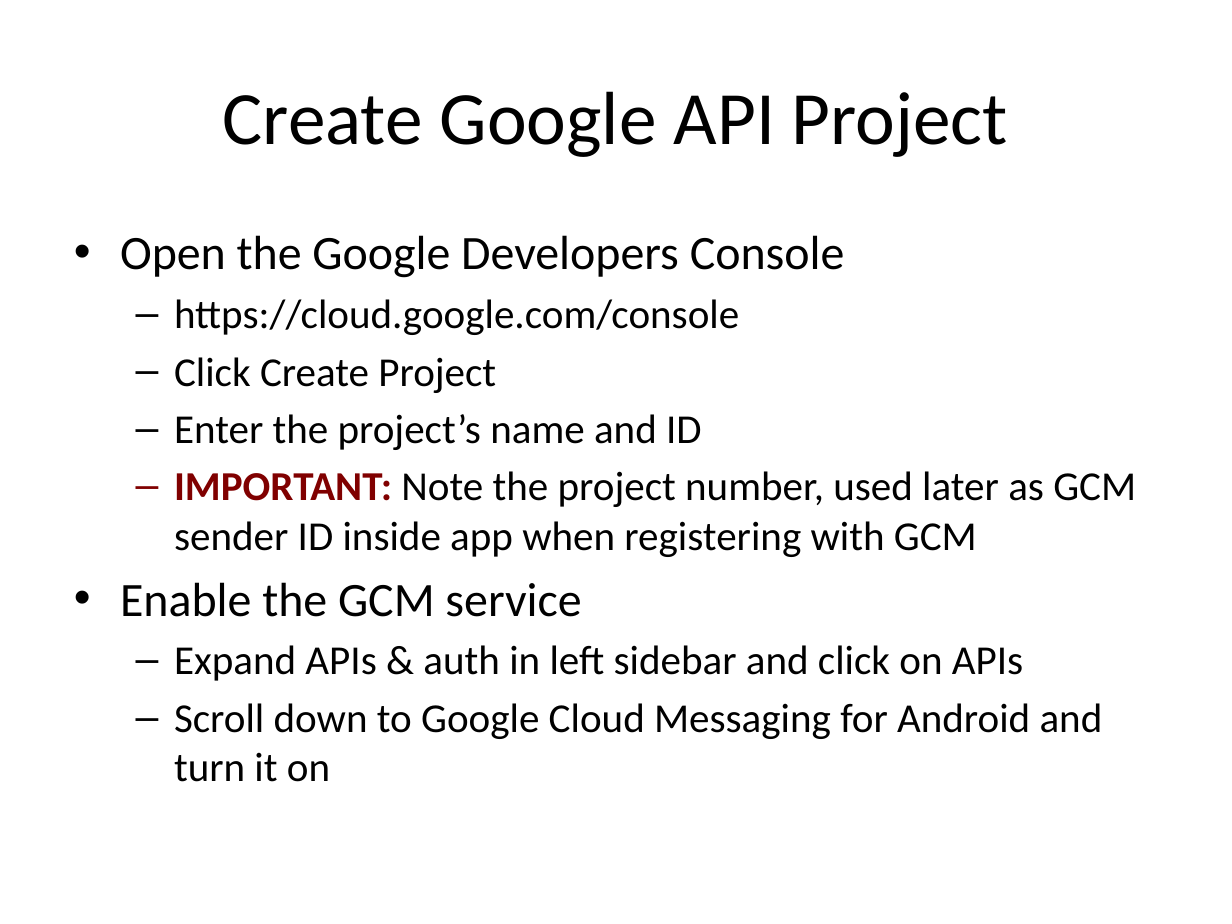
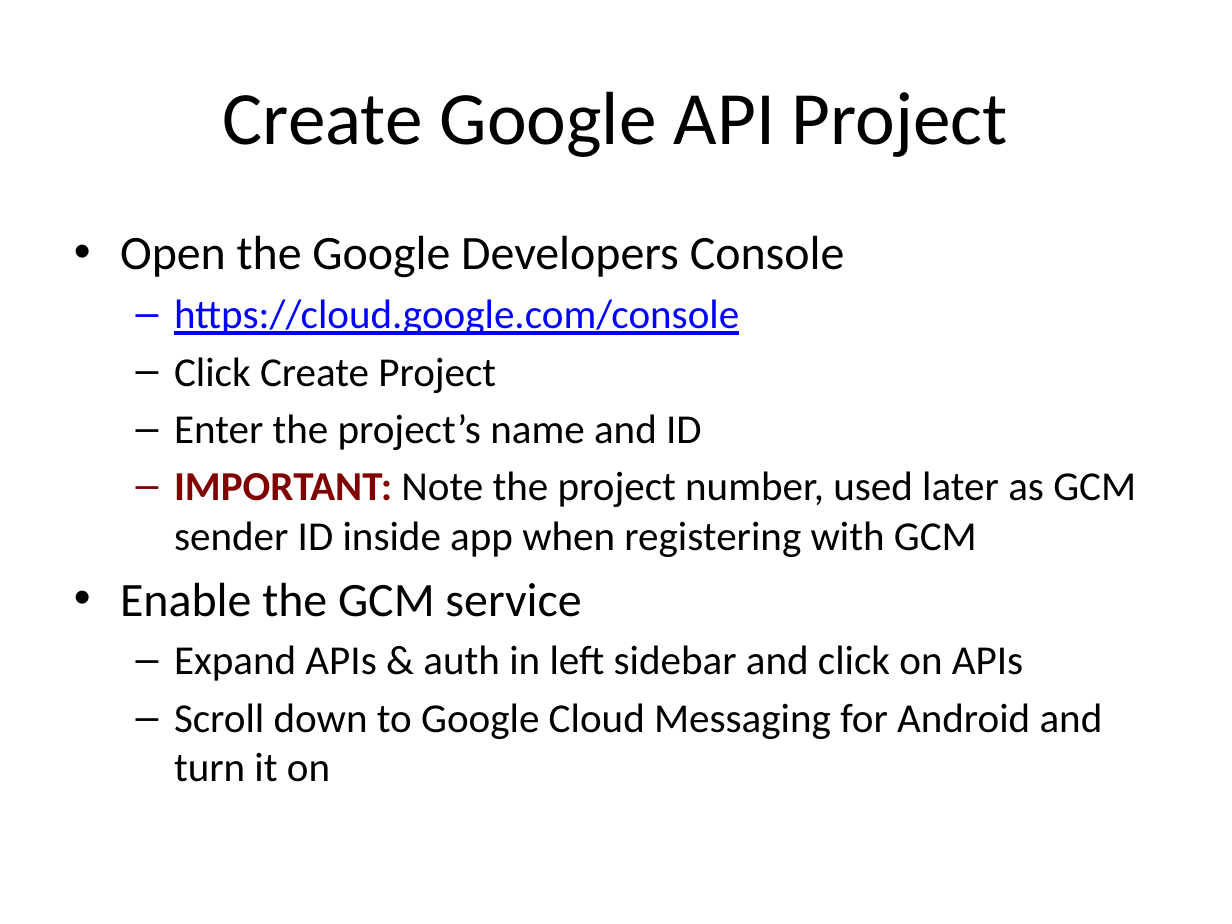
Before and after one commit to LeadingEDJE/MobilePushNotification, a slide deck: slide 8 of Implementing Push Notification in Android.pptx (slide 7 before the commit). Drawn at 1232x924 pixels with LibreOffice and Linux fonts; fonts in the diff are those of the drawing; background and template pictures are left out. Boxes give left, top, right and bottom in pixels: in the first picture for what was removed or moved away, otherwise in the second. Text is boxed around its words. In the diff, an @@ line names an element or a change of style, - is before the commit and + after.

```diff
--- a/Implementing Push Notification in Android.pptx
+++ b/Implementing Push Notification in Android.pptx
@@ text at (174,299,739,335): text colour #000000 to #0000FF, underline on in "https://cloud.google.com/console" @@
```
Also in this commit, not shown: 2 other slides changed, 1 slide added, 4 other files.
